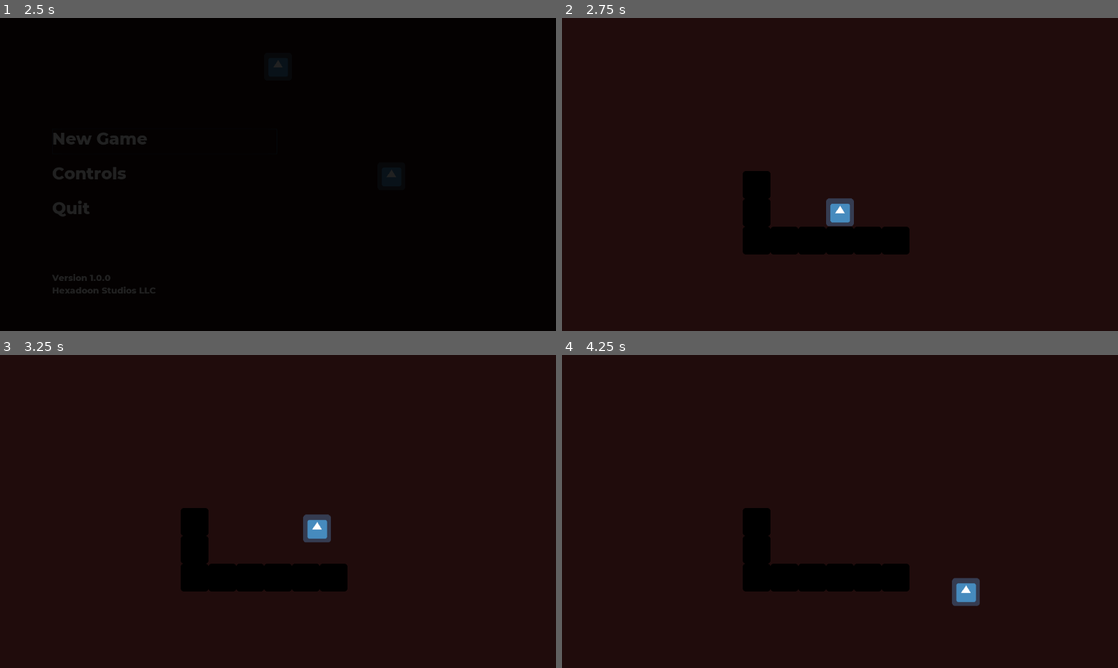
Above: before the commit, frames 1-4 (two rows, left to right).
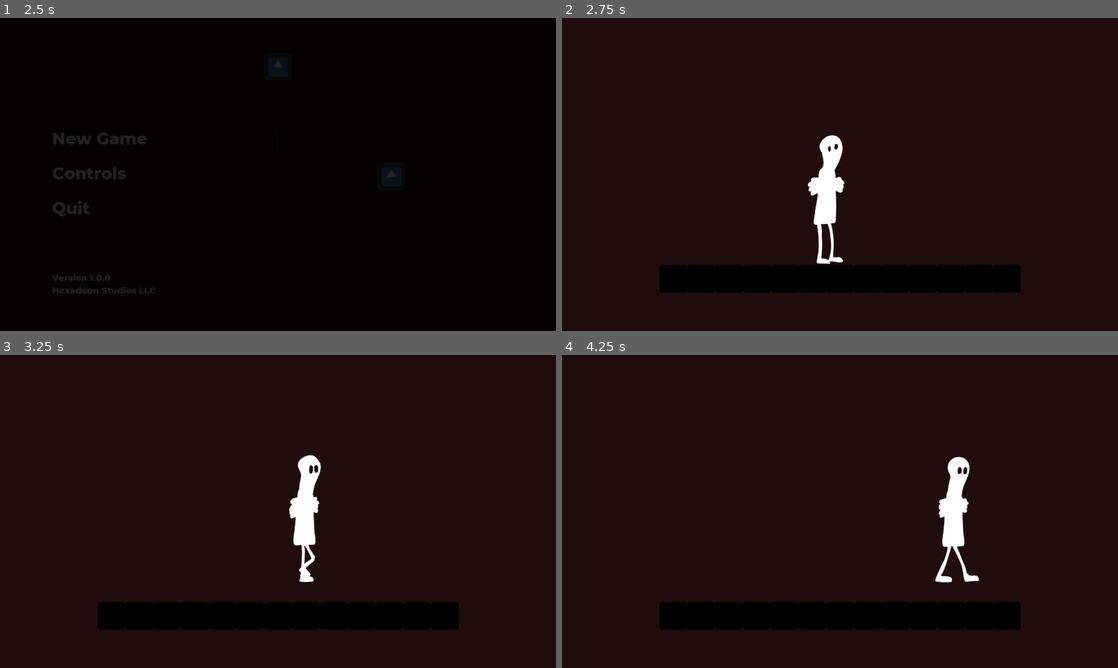
Above: after the commit, the same moments.

Repository: Hexadoon/phobia
Game: Godot game, scene res://title_screen/Title Screen.tscn
Same seed, same stepped clock (60 frames per second), same inputs: the game is played once before the commit and once after it. The engine's default icon, where the game draws it, is replaced by a stand-in: a white triangle on a blue panel in a dark square.
Inputs:
- Up to frame 1 (2.5 s): click "Controls" at 0.5 s; click "Back" at 1.25 s; click "New Game" at 2 s
- Up to frame 2 (2.75 s): no input
- Up to frame 3 (3.25 s): hold Right (ui_right) from 2.78 s (still down); hold Z (ui_pickup, bound only after the commit) from 2.78 s (still down); tap Up (ui_up) at 3.02, 3.05 s
- Up to frame 4 (4.25 s): keep holding Right (ui_right); tap Up (ui_up) at 3.32, 3.6, 3.77, 4.07 s; release Z (ui_pickup, bound only after the commit) at 3.53 s; tap Z (ui_pickup, bound only after the commit) at 3.8 s

Frame 1 is identical in both runs. In frame 2, 11% of the frame differs, in the area x 17-83%, y 37-88%; in frame 3, 11%; in frame 4, 11%, in the area x 17-83%, y 32-88%.

Commit message:
Added character animation

Diff:
--- a/character/KinematicBody2D.gd
+++ b/character/KinematicBody2D.gd
@@ -6,24 +6,93 @@
 const JUMP_FORCE = -400
 
 var motion = Vector2()
+var idle_animation = "Idle"
 
 func _physics_process(delta):
 	"""
-	This function runs 60 times / second (every frame)
-	Monitors game, checks to see if user presses button,
-	controls movement.
+	Constantly checks to see if user presses button, controls movement.
+	@input: up / w: Jump
+	@input: left / a: Move Left
+	@input: right / d: Move Right
+	@input: down / s: Crouch
+	@input: z: Pick Up
 	"""
+	# On floor.
+	if is_on_floor():
+		# Crouching
+		if Input.is_action_pressed("ui_down"):
+			# Transitions.
+			if Input.is_action_just_pressed("ui_right"):
+				$Sprite.flip_h = false
+				$Sprite.play("Crouch_Transition")
+
+			elif Input.is_action_just_pressed("ui_left"):
+				$Sprite.flip_h = true
+				$Sprite.play("Crouch_Transition")
+
+			# Looping animations.
+			if Input.is_action_pressed("ui_right"):
+				motion.x = SPEED
+				$Sprite.play("Crouch_Walk")
+
+			elif Input.is_action_pressed("ui_left"):
+				motion.x = -SPEED
+				$Sprite.play("Crouch_Walk")
+
+			else:
+				motion.x = 0
+				$Sprite.play("Crouch_Idle")
+
+		# Standing
+		else:
+			# Transitions.
+			if Input.is_action_just_pressed("ui_right"):
+				$Sprite.flip_h = false
+				$Sprite.play("Idle_to_Walk")
+
+			elif Input.is_action_just_pressed("ui_left"):
+				$Sprite.flip_h = true
+				$Sprite.play("Idle_to_Walk")
+
+			# Looping animations.
+			if Input.is_action_pressed("ui_right"):
+				motion.x = SPEED
+				$Sprite.play("Walk")
+
+			elif Input.is_action_pressed("ui_left"):
+				motion.x = -SPEED
+				$Sprite.play("Walk")
+
+			elif Input.is_action_pressed("ui_pickup"):
+				$Sprite.play("Pick_Up")
+
+			else:
+				motion.x = 0
+				$Sprite.play(idle_animation)
+
+		if Input.is_action_just_pressed("ui_up"):
+			#TODO add jump animation?
+			motion.y = JUMP_FORCE
+
+	# In air.
+	else:
+		if Input.is_action_pressed("ui_right"):
+			motion.x = SPEED
+			$Sprite.flip_h = false
+		elif Input.is_action_pressed("ui_left"):
+			motion.x = -SPEED
+			$Sprite.flip_h = true
+
 	motion.y += GRAVITY
+	motion = move_and_slide(motion, UP)
 
-	if Input.is_action_pressed("ui_right"):
-		motion.x = SPEED
-	elif Input.is_action_pressed("ui_left"):
-		motion.x = -SPEED
+func _on_Sprite_animation_finished():
+	"""
+	Controls switching between idle and idle blinking animations.
+	"""
+	if idle_animation == "Idle":
+		idle_animation = "Idle_Blinking"
+	elif idle_animation == "Idle_Blinking":
+		idle_animation = "Idle_Looking_Around"
 	else:
-		motion.x = 0
-
-	if is_on_floor() and Input.is_action_just_pressed("ui_up"):
-		motion.y = JUMP_FORCE
-
-	# Performs the motion (changes x,y coords of vector)
-	motion = move_and_slide(motion, UP)
+		idle_animation = "Idle"
--- a/character/World.tscn
+++ b/character/World.tscn
@@ -1,11 +1,102 @@
-[gd_scene load_steps=6 format=2]
+[gd_scene load_steps=50 format=2]
 
 [ext_resource path="res://character/KinematicBody2D.gd" type="Script" id=1]
 [ext_resource path="res://icon.png" type="Texture" id=2]
 [ext_resource path="res://pause_screen/Pause Screen.tscn" type="PackedScene" id=3]
+[ext_resource path="res://character/images/idle/phobia_lilguy_idle3.png" type="Texture" id=4]
+[ext_resource path="res://character/images/idle/phobia_lilguy_idle2.png" type="Texture" id=5]
+[ext_resource path="res://character/images/idle/phobia_lilguy_idle1.png" type="Texture" id=6]
+[ext_resource path="res://character/images/walk/phobia_lilguy_walk_5.png" type="Texture" id=7]
+[ext_resource path="res://character/images/walk/phobia_lilguy_walk_6.png" type="Texture" id=8]
+[ext_resource path="res://character/images/walk/phobia_lilguy_walk_1.png" type="Texture" id=9]
+[ext_resource path="res://character/images/walk/phobia_lilguy_walk_4.png" type="Texture" id=10]
+[ext_resource path="res://character/images/walk/phobia_lilguy_walk_3.png" type="Texture" id=11]
+[ext_resource path="res://character/images/walk/phobia_lilguy_walk_8.png" type="Texture" id=12]
+[ext_resource path="res://character/images/walk/phobia_lilguy_walk_2.png" type="Texture" id=13]
+[ext_resource path="res://character/images/walk/phobia_lilguy_walk_7.png" type="Texture" id=14]
+[ext_resource path="res://character/images/idle blink/phobia_lilguy_idleblink_3.png" type="Texture" id=15]
+[ext_resource path="res://character/images/idle blink/phobia_lilguy_idleblink_2.png" type="Texture" id=16]
+[ext_resource path="res://character/images/idle to walk transition/phobia_lilguy_idletowalktransition.png" type="Texture" id=17]
+[ext_resource path="res://character/images/idle blink/phobia_lilguy_idleblink_1.png" type="Texture" id=18]
+[ext_resource path="res://character/images/crouch loop/phobia_lilguy_crouchloop_2.png" type="Texture" id=19]
+[ext_resource path="res://character/images/crouch loop/phobia_lilguy_crouchloop_3.png" type="Texture" id=20]
+[ext_resource path="res://character/images/crouch transition/phobia_lilguy_crouchtransition.png" type="Texture" id=21]
+[ext_resource path="res://character/images/crouch loop/phobia_lilguy_crouchloop_1.png" type="Texture" id=22]
+[ext_resource path="res://character/images/look around/phobia_lilguy_idlelookaround_4.png" type="Texture" id=23]
+[ext_resource path="res://character/images/look around/phobia_lilguy_idlelookaround_1.png" type="Texture" id=24]
+[ext_resource path="res://character/images/look around/phobia_lilguy_idlelookaround_5.png" type="Texture" id=25]
+[ext_resource path="res://character/images/look around/phobia_lilguy_idlelookaround_8.png" type="Texture" id=26]
+[ext_resource path="res://character/images/look around/phobia_lilguy_idlelookaround_6.png" type="Texture" id=27]
+[ext_resource path="res://character/images/look around/phobia_lilguy_idlelookaround_7.png" type="Texture" id=28]
+[ext_resource path="res://character/images/look around/phobia_lilguy_idlelookaround_2.png" type="Texture" id=29]
+[ext_resource path="res://character/images/look around/phobia_lilguy_idlelookaround_11.png" type="Texture" id=30]
+[ext_resource path="res://character/images/look around/phobia_lilguy_idlelookaround_3.png" type="Texture" id=31]
+[ext_resource path="res://character/images/look around/phobia_lilguy_idlelookaround_9.png" type="Texture" id=32]
+[ext_resource path="res://character/images/look around/phobia_lilguy_idlelookaround_12.png" type="Texture" id=33]
+[ext_resource path="res://character/images/look around/phobia_lilguy_idlelookaround_10.png" type="Texture" id=34]
+[ext_resource path="res://character/images/crouch walk/phobia_lilguy_crouchwalk_2.png" type="Texture" id=35]
+[ext_resource path="res://character/images/crouch walk/phobia_lilguy_crouchwalk_1.png" type="Texture" id=36]
+[ext_resource path="res://character/images/crouch walk/phobia_lilguy_crouchwalk_8.png" type="Texture" id=37]
+[ext_resource path="res://character/images/crouch walk/phobia_lilguy_crouchwalk_7.png" type="Texture" id=38]
+[ext_resource path="res://character/images/crouch walk/phobia_lilguy_crouchwalk_6.png" type="Texture" id=39]
+[ext_resource path="res://character/images/crouch walk/phobia_lilguy_crouchwalk_3.png" type="Texture" id=40]
+[ext_resource path="res://character/images/crouch walk/phobia_lilguy_crouchwalk_4.png" type="Texture" id=41]
+[ext_resource path="res://character/images/crouch walk/phobia_lilguy_crouchwalk_5.png" type="Texture" id=42]
+[ext_resource path="res://character/images/pick up/phobia_lilguy_pickup_1.png" type="Texture" id=43]
+[ext_resource path="res://character/images/pick up/phobia_lilguy_pickup_2.png" type="Texture" id=44]
+[ext_resource path="res://character/images/pick up/phobia_lilguy_pickup_4.png" type="Texture" id=45]
+[ext_resource path="res://character/images/pick up/phobia_lilguy_pickup_3.png" type="Texture" id=46]
+
+[sub_resource type="SpriteFrames" id=3]
+animations = [ {
+"frames": [ ExtResource( 6 ), ExtResource( 5 ), ExtResource( 4 ) ],
+"loop": true,
+"name": "Idle",
+"speed": 5.0
+}, {
+"frames": [ ExtResource( 36 ), ExtResource( 35 ), ExtResource( 40 ), ExtResource( 41 ), ExtResource( 42 ), ExtResource( 39 ), ExtResource( 38 ), ExtResource( 37 ) ],
+"loop": true,
+"name": "Crouch_Walk",
+"speed": 10.0
+}, {
+"frames": [ ExtResource( 22 ), ExtResource( 19 ), ExtResource( 20 ) ],
+"loop": true,
+"name": "Crouch_Idle",
+"speed": 5.0
+}, {
+"frames": [ ExtResource( 21 ) ],
+"loop": true,
+"name": "Crouch_Transition",
+"speed": 5.0
+}, {
+"frames": [ ExtResource( 9 ), ExtResource( 13 ), ExtResource( 11 ), ExtResource( 10 ), ExtResource( 7 ), ExtResource( 8 ), ExtResource( 14 ), ExtResource( 12 ) ],
+"loop": true,
+"name": "Walk",
+"speed": 10.0
+}, {
+"frames": [ ExtResource( 17 ) ],
+"loop": true,
+"name": "Idle_to_Walk",
+"speed": 10.0
+}, {
+"frames": [ ExtResource( 24 ), ExtResource( 29 ), ExtResource( 31 ), ExtResource( 23 ), ExtResource( 25 ), ExtResource( 27 ), ExtResource( 28 ), ExtResource( 26 ), ExtResource( 32 ), ExtResource( 34 ), ExtResource( 30 ), ExtResource( 33 ) ],
+"loop": true,
+"name": "Idle_Looking_Around",
+"speed": 10.0
+}, {
+"frames": [ ExtResource( 18 ), ExtResource( 16 ), ExtResource( 15 ) ],
+"loop": true,
+"name": "Idle_Blinking",
+"speed": 10.0
+}, {
+"frames": [ ExtResource( 43 ), ExtResource( 44 ), ExtResource( 46 ), ExtResource( 45 ) ],
+"loop": true,
+"name": "Pick_Up",
+"speed": 7.0
+} ]
 
 [sub_resource type="RectangleShape2D" id=1]
-extents = Vector2( 32, 32.7955 )
+extents = Vector2( 50, 150 )
 
 [sub_resource type="RectangleShape2D" id=2]
 extents = Vector2( 32, 32 )
@@ -13,22 +104,26 @@
 [node name="World" type="Node"]
 
 [node name="Player" type="KinematicBody2D" parent="."]
-position = Vector2( 640, 448 )
+position = Vector2( 608, 360 )
 script = ExtResource( 1 )
 __meta__ = {
 "_edit_group_": true
 }
 
-[node name="Sprite" type="Sprite" parent="Player"]
-texture = ExtResource( 2 )
+[node name="Sprite" type="AnimatedSprite" parent="Player"]
+frames = SubResource( 3 )
+animation = "Pick_Up"
+frame = 3
+playing = true
 
 [node name="CollisionShape2D" type="CollisionShape2D" parent="Player"]
+position = Vector2( 12, 40 )
 shape = SubResource( 1 )
 
 [node name="Floors" type="Node" parent="."]
 
 [node name="Floor" type="StaticBody2D" parent="Floors"]
-position = Vector2( 640, 512 )
+position = Vector2( 640, 600 )
 __meta__ = {
 "_edit_group_": true
 }
@@ -40,8 +135,73 @@
 [node name="CollisionShape2D" type="CollisionShape2D" parent="Floors/Floor"]
 shape = SubResource( 2 )
 
+[node name="Floor9" type="StaticBody2D" parent="Floors"]
+position = Vector2( 1024, 600 )
+__meta__ = {
+"_edit_group_": true
+}
+
+[node name="Sprite" type="Sprite" parent="Floors/Floor9"]
+modulate = Color( 0, 0, 0, 1 )
+texture = ExtResource( 2 )
+
+[node name="CollisionShape2D" type="CollisionShape2D" parent="Floors/Floor9"]
+shape = SubResource( 2 )
+
+[node name="Floor10" type="StaticBody2D" parent="Floors"]
+position = Vector2( 256, 600 )
+__meta__ = {
+"_edit_group_": true
+}
+
+[node name="Sprite" type="Sprite" parent="Floors/Floor10"]
+modulate = Color( 0, 0, 0, 1 )
+texture = ExtResource( 2 )
+
+[node name="CollisionShape2D" type="CollisionShape2D" parent="Floors/Floor10"]
+shape = SubResource( 2 )
+
+[node name="Floor11" type="StaticBody2D" parent="Floors"]
+position = Vector2( 960, 600 )
+__meta__ = {
+"_edit_group_": true
+}
+
+[node name="Sprite" type="Sprite" parent="Floors/Floor11"]
+modulate = Color( 0, 0, 0, 1 )
+texture = ExtResource( 2 )
+
+[node name="CollisionShape2D" type="CollisionShape2D" parent="Floors/Floor11"]
+shape = SubResource( 2 )
+
+[node name="Floor12" type="StaticBody2D" parent="Floors"]
+position = Vector2( 896, 600 )
+__meta__ = {
+"_edit_group_": true
+}
+
+[node name="Sprite" type="Sprite" parent="Floors/Floor12"]
+modulate = Color( 0, 0, 0, 1 )
+texture = ExtResource( 2 )
+
+[node name="CollisionShape2D" type="CollisionShape2D" parent="Floors/Floor12"]
+shape = SubResource( 2 )
+
+[node name="Floor13" type="StaticBody2D" parent="Floors"]
+position = Vector2( 832, 600 )
+__meta__ = {
+"_edit_group_": true
+}
+
+[node name="Sprite" type="Sprite" parent="Floors/Floor13"]
+modulate = Color( 0, 0, 0, 1 )
+texture = ExtResource( 2 )
+
+[node name="CollisionShape2D" type="CollisionShape2D" parent="Floors/Floor13"]
+shape = SubResource( 2 )
+
 [node name="Floor2" type="StaticBody2D" parent="Floors"]
-position = Vector2( 576, 512 )
+position = Vector2( 576, 600 )
 __meta__ = {
 "_edit_group_": true
 }
@@ -54,7 +214,7 @@
 shape = SubResource( 2 )
 
 [node name="Floor3" type="StaticBody2D" parent="Floors"]
-position = Vector2( 512, 512 )
+position = Vector2( 512, 600 )
 __meta__ = {
 "_edit_group_": true
 }
@@ -67,7 +227,7 @@
 shape = SubResource( 2 )
 
 [node name="Floor4" type="StaticBody2D" parent="Floors"]
-position = Vector2( 448, 512 )
+position = Vector2( 448, 600 )
 __meta__ = {
 "_edit_group_": true
 }
@@ -80,7 +240,7 @@
 shape = SubResource( 2 )
 
 [node name="Floor5" type="StaticBody2D" parent="Floors"]
-position = Vector2( 448, 448 )
+position = Vector2( 384, 600 )
 __meta__ = {
 "_edit_group_": true
 }
@@ -93,7 +253,7 @@
 shape = SubResource( 2 )
 
 [node name="Floor6" type="StaticBody2D" parent="Floors"]
-position = Vector2( 448, 384 )
+position = Vector2( 320, 600 )
 __meta__ = {
 "_edit_group_": true
 }
@@ -106,7 +266,7 @@
 shape = SubResource( 2 )
 
 [node name="Floor7" type="StaticBody2D" parent="Floors"]
-position = Vector2( 704, 512 )
+position = Vector2( 704, 600 )
 __meta__ = {
 "_edit_group_": true
 }
@@ -119,7 +279,7 @@
 shape = SubResource( 2 )
 
 [node name="Floor8" type="StaticBody2D" parent="Floors"]
-position = Vector2( 768, 512 )
+position = Vector2( 768, 600 )
 __meta__ = {
 "_edit_group_": true
 }
@@ -135,3 +295,4 @@
 
 [node name="Pause Screen" parent="CanvasLayer" instance=ExtResource( 3 )]
 visible = false
+[connection signal="animation_finished" from="Player/Sprite" to="Player" method="_on_Sprite_animation_finished"]
--- a/project.godot
+++ b/project.godot
@@ -24,6 +24,42 @@
 window/size/width=1280
 window/size/height=720
 
+[input]
+
+ui_left={
+"deadzone": 0.5,
+"events": [ Object(InputEventKey,"resource_local_to_scene":false,"resource_name":"","device":0,"alt":false,"shift":false,"control":false,"meta":false,"command":false,"pressed":false,"scancode":16777231,"unicode":0,"echo":false,"script":null)
+, Object(InputEventJoypadButton,"resource_local_to_scene":false,"resource_name":"","device":0,"button_index":14,"pressure":0.0,"pressed":false,"script":null)
+, Object(InputEventKey,"resource_local_to_scene":false,"resource_name":"","device":0,"alt":false,"shift":false,"control":false,"meta":false,"command":false,"pressed":false,"scancode":65,"unicode":0,"echo":false,"script":null)
+ ]
+}
+ui_right={
+"deadzone": 0.5,
+"events": [ Object(InputEventKey,"resource_local_to_scene":false,"resource_name":"","device":0,"alt":false,"shift":false,"control":false,"meta":false,"command":false,"pressed":false,"scancode":16777233,"unicode":0,"echo":false,"script":null)
+, Object(InputEventJoypadButton,"resource_local_to_scene":false,"resource_name":"","device":0,"button_index":15,"pressure":0.0,"pressed":false,"script":null)
+, Object(InputEventKey,"resource_local_to_scene":false,"resource_name":"","device":0,"alt":false,"shift":false,"control":false,"meta":false,"command":false,"pressed":false,"scancode":68,"unicode":0,"echo":false,"script":null)
+ ]
+}
+ui_up={
+"deadzone": 0.5,
+"events": [ Object(InputEventKey,"resource_local_to_scene":false,"resource_name":"","device":0,"alt":false,"shift":false,"control":false,"meta":false,"command":false,"pressed":false,"scancode":16777232,"unicode":0,"echo":false,"script":null)
+, Object(InputEventJoypadButton,"resource_local_to_scene":false,"resource_name":"","device":0,"button_index":12,"pressure":0.0,"pressed":false,"script":null)
+, Object(InputEventKey,"resource_local_to_scene":false,"resource_name":"","device":0,"alt":false,"shift":false,"control":false,"meta":false,"command":false,"pressed":false,"scancode":87,"unicode":0,"echo":false,"script":null)
+ ]
+}
+ui_down={
+"deadzone": 0.5,
+"events": [ Object(InputEventKey,"resource_local_to_scene":false,"resource_name":"","device":0,"alt":false,"shift":false,"control":false,"meta":false,"command":false,"pressed":false,"scancode":16777234,"unicode":0,"echo":false,"script":null)
+, Object(InputEventJoypadButton,"resource_local_to_scene":false,"resource_name":"","device":0,"button_index":13,"pressure":0.0,"pressed":false,"script":null)
+, Object(InputEventKey,"resource_local_to_scene":false,"resource_name":"","device":0,"alt":false,"shift":false,"control":false,"meta":false,"command":false,"pressed":false,"scancode":83,"unicode":0,"echo":false,"script":null)
+ ]
+}
+ui_pickup={
+"deadzone": 0.5,
+"events": [ Object(InputEventKey,"resource_local_to_scene":false,"resource_name":"","device":0,"alt":false,"shift":false,"control":false,"meta":false,"command":false,"pressed":false,"scancode":90,"unicode":0,"echo":false,"script":null)
+ ]
+}
+
 [rendering]
 
 environment/default_clear_color=Color( 0.129412, 0.0509804, 0.0509804, 1 )
Binary file added: character/images/crouch loop/phobia_lilguy_crouchloop_1.png
Not shown, added: character/images/crouch loop/phobia_lilguy_crouchloop_1.png.import
Binary file added: character/images/crouch loop/phobia_lilguy_crouchloop_2.png
Not shown, added: character/images/crouch loop/phobia_lilguy_crouchloop_2.png.import
Binary file added: character/images/crouch loop/phobia_lilguy_crouchloop_3.png
Not shown, added: character/images/crouch loop/phobia_lilguy_crouchloop_3.png.import
Binary file added: character/images/crouch transition/phobia_lilguy_crouchtransition.png
Not shown, added: character/images/crouch transition/phobia_lilguy_crouchtransition.png.import
Binary file added: character/images/crouch walk/phobia_lilguy_crouchwalk_1.png
Not shown, added: character/images/crouch walk/phobia_lilguy_crouchwalk_1.png.import
Binary file added: character/images/crouch walk/phobia_lilguy_crouchwalk_2.png
Not shown, added: character/images/crouch walk/phobia_lilguy_crouchwalk_2.png.import
(and 74 more such lines)
